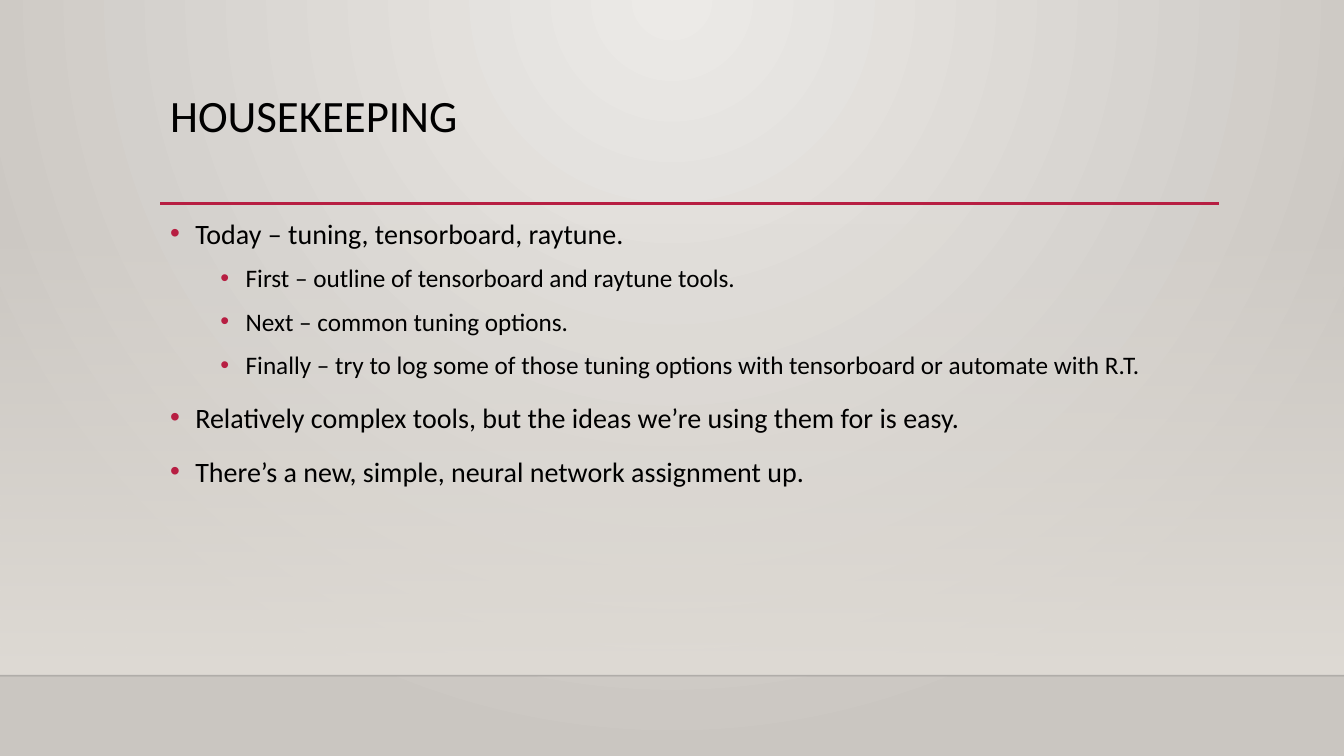
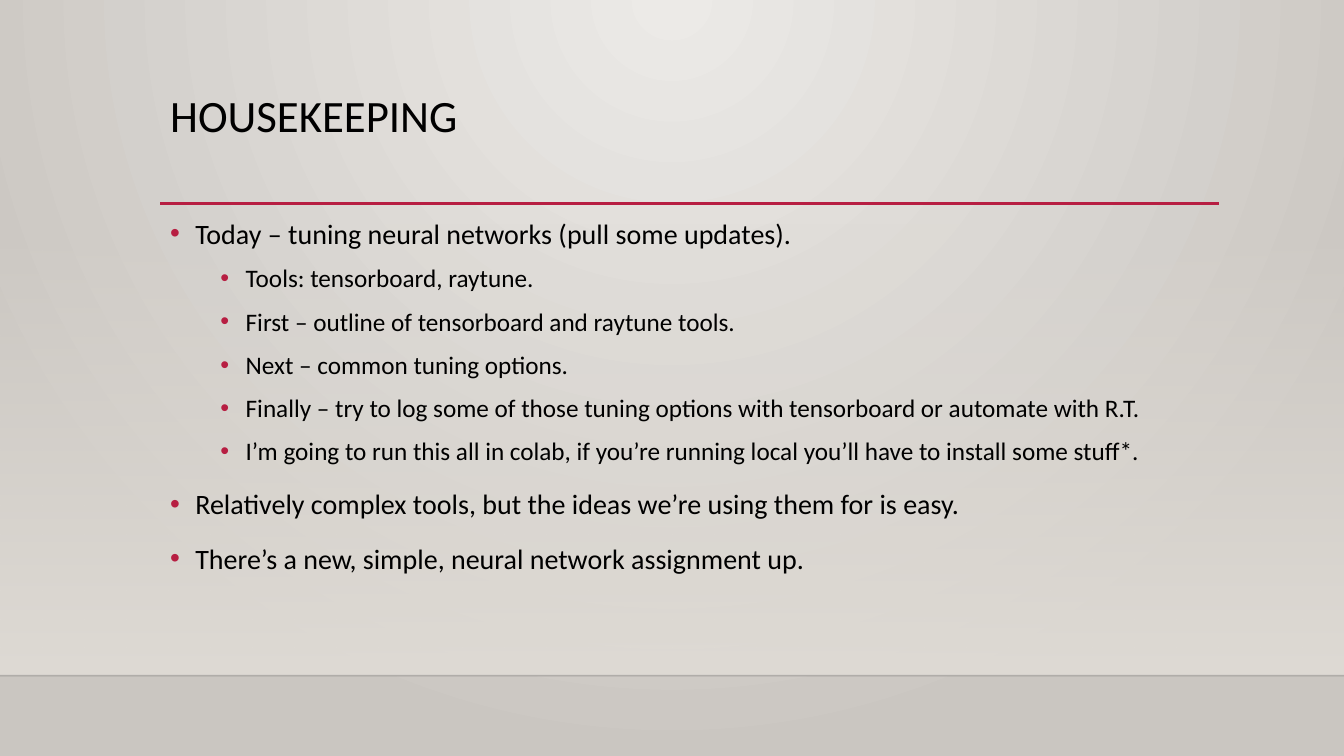
Before and after one commit to AkeemSemperDataScience/Intro_to_Machine_Learning_Students, a slide deck: slide 1 of reference_content/Slides/pytorch_optimization.pptx. Drawn at 1344x756 pixels with LibreOffice and Linux fonts; fonts in the diff are those of the drawing; background and template pictures are left out. Boxes give left, top, right and bottom in pixels: in the first picture for what was removed or moved away, otherwise in the second. Text is boxed around its words. In the diff, an @@ line names an element or a change of style, - is before the commit and + after.

```diff
--- a/reference_content/Slides/pytorch_optimization.pptx
+++ b/reference_content/Slides/pytorch_optimization.pptx
@@ text at [195, 224, 791, 291]: text changed @@
-• Today – tuning, tensorboard, raytune.
+• Today – tuning neural networks (pull some updates).
+  • Tools: tensorboard, raytune.
@@ text at [246, 442, 1139, 465]: paragraph added @@
+  • I’m going to run this all in colab, if you’re running local you’ll have to install some stuff*.
```
Also in this commit, not shown: 3 other files.
